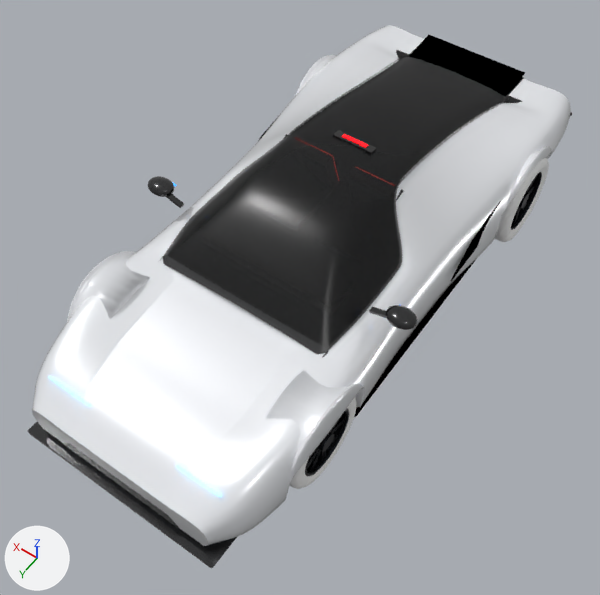
An edit to the glTF model src/assets/models/xwave-x1.glb, drawn before and after from the same camera.
Rendered twice from a camera (50 mm lens) standing at (-2.27, 3.52, 5.08) and looking at (-0.09, 0.47, 0.29). The axes (+X, +Y, +Z) are drawn at lower left. The lights are the same throughout. The first picture is the older version. Where no turn or scale is listed for an object, it has been applied to the vertices. Vertices at exactly the same position are counted once.

The older version as bpy lines, for what is in view:
```python
ob_body_glossblack = bpy.data.objects.new('Body_GlossBlack', me_mesh_3)
ob_body_glossblack.location = (0.0, 0.0, 0.0)
ob_body_paint = bpy.data.objects.new('Body_Paint', me_mesh_0)
ob_body_paint.location = (0.0, 0.0, 0.0)
ob_glass_canopy = bpy.data.objects.new('Glass_Canopy', me_mesh_2)
ob_glass_canopy.location = (0.0, 0.0, 0.0)
ob_light_head = bpy.data.objects.new('Light_Head', me_mesh_13)
ob_light_head.location = (0.0, 0.0, 0.0)
ob_mirror_glow = bpy.data.objects.new('Mirror_Glow', me_mesh_15)
ob_mirror_glow.location = (0.0, 0.0, 0.0)
ob_mirror_housing = bpy.data.objects.new('Mirror_Housing', me_mesh_14)
ob_mirror_housing.location = (0.0, 0.0, 0.0)
ob_rim_fl = bpy.data.objects.new('Rim_FL', me_mesh_19)
ob_rim_fl.location = (-0.825, 1.36, 0.355)
ob_spoiler = bpy.data.objects.new('Spoiler', me_mesh_17)
ob_spoiler.location = (0.0, -1.9, 0.752)
ob_tyre_fl = bpy.data.objects.new('Tyre_FL', me_mesh_18)
ob_tyre_fl.location = (-0.825, 1.36, 0.355)
# also in view: 'Tyre_RL' at (-0.86, -1.3, 0.37)
```
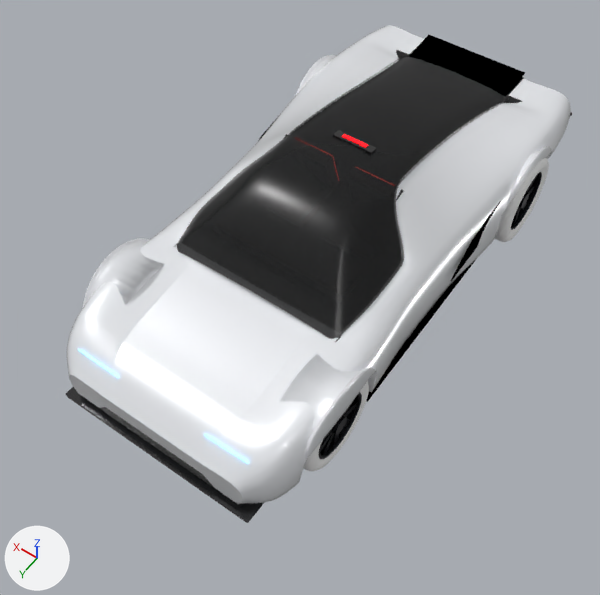
Not visible in the pictures: 'Mirror_Glow'.

The change, as a list of edits to the scene's bpy script:
```text
Change me_mesh_0:
    used by ob_body_paint; location = (0.0, 0.0, 0.0)
    remove me_mesh_0.from_pydata(...)  # 8068 vertices, 15884 faces; spans x -1.02..1.02, y -2.2..2.3, z 0.13..1.11
    add me_mesh_0.from_pydata(...)  # 8068 vertices, 15884 faces; spans x -1.02..1.02, y -2.2..1.97, z 0.13..1.11
    me_mesh_0 part 1: 4184 of 8068 vertices moved; they spanned x -0.97..0.97, y 0.05..2.3, z 0.13..0.91 and now span x -0.97..0.97, y 0.04..1.97, z 0.13..0.91; mean shift (0.0, -0.15, 0.0); largest move (-0.4, 2.3, 0.44) -> (-0.4, 1.97, 0.44)
Change me_mesh_2:
    used by ob_glass_canopy; location = (0.0, 0.0, 0.0)
    remove me_mesh_2.from_pydata(...)  # 1883 vertices, 3539 faces; spans x -0.73..0.73, y -1.88..1.05, z 0.69..1.18
    add me_mesh_2.from_pydata(...)  # 1883 vertices, 3539 faces; spans x -0.73..0.73, y -1.88..0.9, z 0.69..1.18
    me_mesh_2 part 2: 646 of 1883 vertices moved; they spanned x -0.73..0.73, y 0.06..1.05, z 0.69..1.18 and now span x -0.73..0.73, y 0.05..0.9, z 0.69..1.18; mean shift (0.0, -0.09, 0.0); largest move (-0.68, 1.05, 0.72) -> (-0.68, 0.9, 0.72)
Change me_mesh_3:
    used by ob_body_glossblack; location = (0.0, 0.0, 0.0)
    remove me_mesh_3.from_pydata(...)  # 80 vertices, 120 faces; spans x -0.96..0.96, y -2.21..2.36, z 0.11..1.17
    add me_mesh_3.from_pydata(...)  # 64 vertices, 96 faces; spans x -0.96..0.96, y -2.21..2.01, z 0.11..1.17
    me_mesh_3 part 3: the loose piece of 8 vertices spanning x -0.8..0.8, y 1.86..2.36, z 0.11..0.14 is scaled about its middle by (1, 0.626, 1), then moved by (0.0, -0.26, 0.0)
    me_mesh_3 part 4: the loose piece of 8 vertices spanning x -0.5..0.5, y 2.29..2.3, z 0.2..0.29 is moved by (0.0, -0.33, 0.0)
    me_mesh_3 part 5: the loose piece of 8 vertices spanning x -0.96..-0.78, y 0.64..0.68, z 0.86..0.94 is deleted
    me_mesh_3 part 6: the loose piece of 8 vertices spanning x 0.78..0.96, y 0.64..0.68, z 0.86..0.94 is deleted
    me_mesh_3 part 7: 4 vertices moved from x -0.94..-0.91, y 1.0, z 0.15..0.22 to x -0.94..-0.91, y 0.85, z 0.15..0.22
    other edits to the shape of me_mesh_3 do not show in these pictures
Change me_mesh_13:
    used by ob_light_head; location = (0.0, 0.0, 0.0)
    remove me_mesh_13.from_pydata(...)  # 16 vertices, 24 faces; spans x -0.7..0.7, y 2.089..2.117, z 0.536..0.587
    add me_mesh_13.from_pydata(...)  # 16 vertices, 24 faces; spans x -0.7..0.7, y 1.837..1.855, z 0.536..0.587
    me_mesh_13 part 8: the whole mesh is scaled about its middle by (1, 0.626, 1), then moved by (0.0, -0.257, 0.0)
Remove ob_mirror_housing:
    ob_mirror_housing = bpy.data.objects.new('Mirror_Housing', me_mesh_14)
    ob_mirror_housing.location = (0.0, 0.0, 0.0)
Remove ob_mirror_glow:
    ob_mirror_glow = bpy.data.objects.new('Mirror_Glow', me_mesh_15)
    ob_mirror_glow.location = (0.0, 0.0, 0.0)
Change ob_tyre_fl:
    ob_tyre_fl.location: (-0.825, 1.36, 0.355) -> (-0.825, 1.213, 0.355)
Change ob_rim_fl:
    ob_rim_fl.location: (-0.825, 1.36, 0.355) -> (-0.825, 1.213, 0.355)
```

Boxes (x1, y1, x2, y2) around the edits, measured in the pictures (600 x 595 px; the box of a moved part takes in the faces that stretch with it):
'Body_Paint', reshaped (6% narrower, 8% shorter): before (32, 25, 571, 546); after (67, 25, 571, 504)
'Glass_Canopy', reshaped: before (160, 56, 509, 357); after (174, 56, 509, 342)
'Body_GlossBlack', reshaped (8% narrower, 9% shorter): before (28, 47, 524, 568); after (66, 47, 524, 523)
'Tyre_FL', moved: before (289, 398, 357, 489); after (304, 381, 369, 471)
'Rim_FL', moved: before (305, 409, 349, 476); after (319, 392, 362, 459)
'Mirror_Housing', deleted: before (148, 176, 417, 330)
'Light_Head', moved: before (48, 376, 221, 497); after (78, 349, 248, 464)
part 1 of me_mesh_0, moved or reshaped: before (32, 204, 420, 546); after (67, 204, 420, 504)
part 2 of me_mesh_2, moved or reshaped: before (160, 173, 402, 357); after (174, 173, 404, 342)
part 3 of me_mesh_3, moved or reshaped: before (28, 422, 237, 568); after (66, 387, 264, 523)
part 4 of me_mesh_3, moved or reshaped: before (63, 443, 180, 529); after (99, 407, 214, 488)
part 5 of me_mesh_3, deleted: before (369, 306, 386, 318)
part 6 of me_mesh_3, deleted: before (166, 194, 184, 208)
part 7 of me_mesh_3, moved or reshaped: before (354, 261, 475, 417); after (366, 261, 475, 402)
